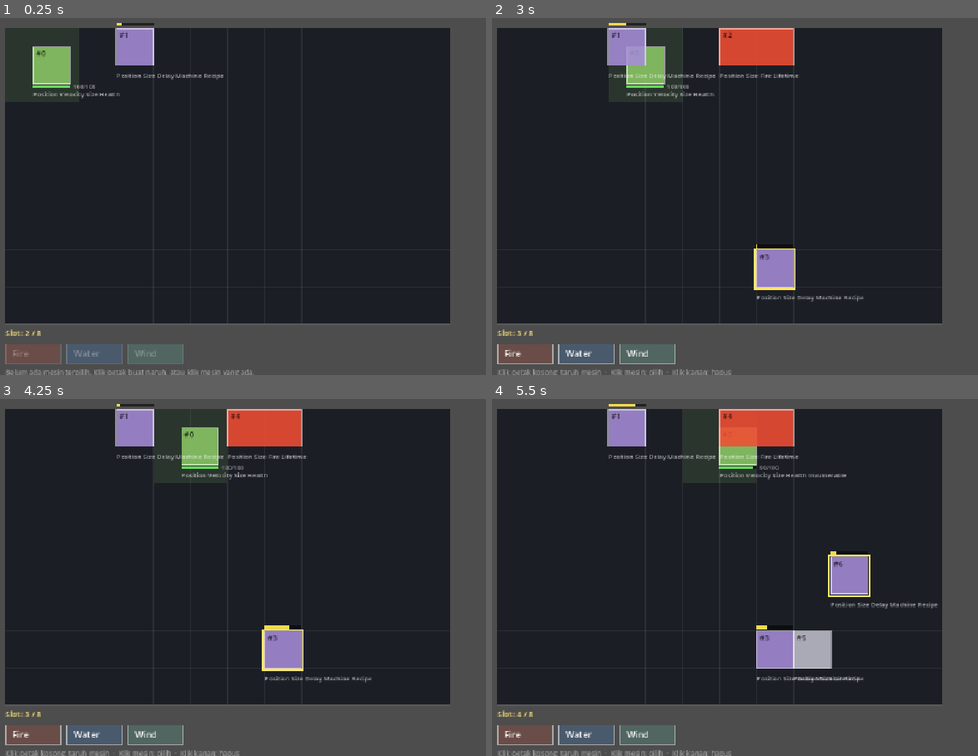
Above: before the commit, frames 1-4 (two rows, left to right).
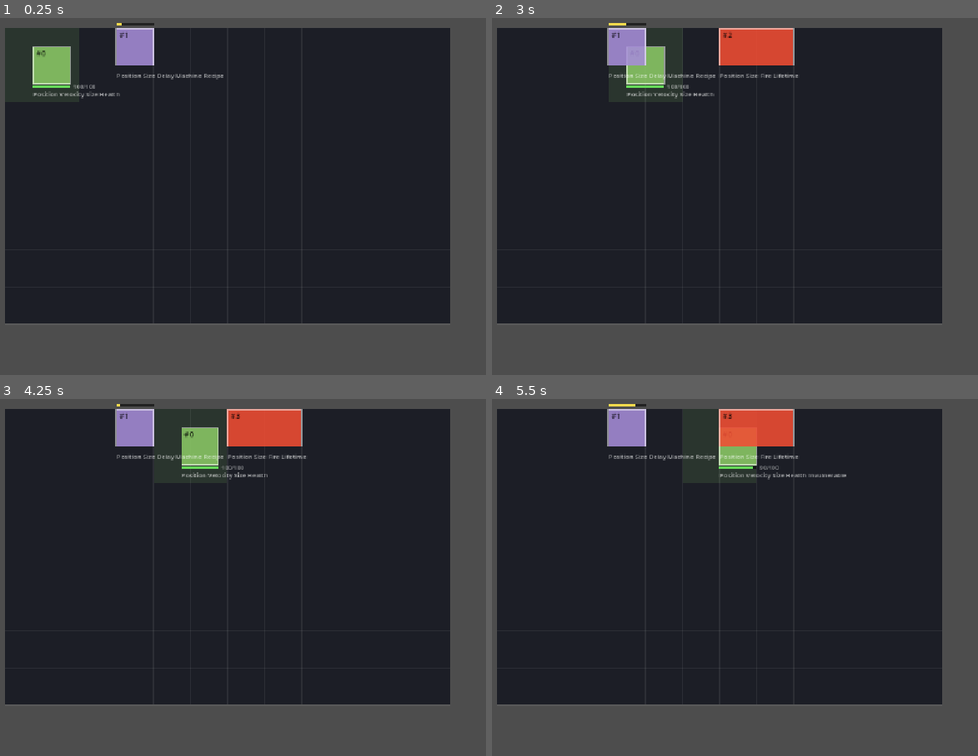
Above: after the commit, the same moments.

Repository: Ahingg/amalgaform
Game: Godot game, scene res://view/main.tscn
The game is run twice, just before and just after one commit, with the same random seed, the same clock (stepped at 60 frames per second) and the same inputs.
Inputs (mouse positions are in pixels of both pictures, inside the frame that each line leads up to):
- Up to frame 1 (0.25 s): no input
- Up to frame 2 (3 s): move the mouse to (948, 167) at 0.52 s; hold D 0.53-1.28 s; click (948, 167) at 0.67 s; move the mouse to (671, 207) at 1.27 s; hold S 1.28-2.03 s; move the mouse to (871, 103) at 2.02 s; hold D 2.03-2.78 s; move the mouse to (769, 264) at 2.77 s; hold W from 2.78 s (still down); click (769, 264) at 2.92 s
- Up to frame 3 (4.25 s): move the mouse to (outside the picture) at 3.52 s; release W at 3.53 s; hold A from 3.53 s (still down)
- Up to frame 4 (5.5 s): move the mouse to (603, 513) at 4.27 s; move the mouse to (837, 570) at 5.02 s; release A at 5.03 s; hold S from 5.03 s (still down); click (837, 570) at 5.17 s

The runs differ from the first frame. In frame 1, 2.5% of the frame differs, in the area x 1-53%, y 87-100%; in frame 2, 3.6%; in frame 3, 3.6%; in frame 4, 5.5%, in the area x 1-92%, y 4-100%.

Commit message:
view: lapisan input gerak — keyboard jadi MoveIntent
Menulis MoveIntent {x, y} (arah ternormalisasi) ke entity ber-tag Player, bukan
menulis Velocity langsung. Alasannya bukan kerapian: angin nanti mendorong
dengan mengubah Velocity, dan kalau input ikut menimpa Velocity tiap frame,
dorongan itu terhapus sebelum sempat terasa. Input menyatakan NIAT; sim yang
memutuskan jadi gerakan seperti apa.

Ditulis tiap tick termasuk saat nol, supaya arah terakhir tidak nyangkut di
komponen setelah tombol dilepas. Arah dinormalisasi supaya diagonal tidak 41%
lebih cepat.

AssemblyUI diparkir dari scene (penempatan mesin sebelum ronde sudah tidak ada
di revisi 3), filenya tetap disimpan untuk dipakai ulang jadi panel rapalan.

Co-Authored-By: Claude Opus 5 <noreply@anthropic.com>
Claude-Session: https://claude.ai/code/session_01Qk43F2z5yDt92vTyEtoTz3

Diff:
--- /dev/null
+++ b/challenge-6/view/player_input.gd
@@ -0,0 +1,79 @@
+class_name PlayerInput
+extends Node
+
+# ============================================================================
+# INPUT LAYER — keyboard to intent
+#
+# This writes into World, so it is not part of the read-only view. It plays by
+# the input-layer rule instead: it may write, but only plain intent, and it
+# holds no game rules. How fast the wizard actually moves, whether casting
+# slows him down, whether wind overrides him — all of that is sim's business.
+#
+# CONTRACT with sim/:
+#   - the wizard entity carries a "Player" tag component (no data)
+#   - this layer writes "MoveIntent" = {"x": float, "y": float}, a normalised
+#     direction in -1..1. It is a REQUEST, not a movement.
+#
+# sim/ still needs a system that turns MoveIntent into Velocity. That system is
+# where speed, casting penalties and knockback get reconciled — and it is a
+# design decision, so it is not written here.
+# ============================================================================
+
+const COMP_PLAYER := "Player"
+const COMP_MOVE_INTENT := "MoveIntent"
+
+
+func _physics_process(_delta: float) -> void:
+	var world = _get_world()
+	if world == null:
+		return
+
+	var query: Array[String] = [COMP_PLAYER]
+	var players: Array[int] = world.get_entities_with_comp(query)
+	if players.is_empty():
+		return
+
+	var dir := _read_direction()
+
+	for id in players:
+		# Written every tick, including when it is zero. Only writing on
+		# keypress would leave the last direction stuck in the component after
+		# the key is released, and the wizard would drift forever. "No input"
+		# is a statement that has to be made out loud.
+		if world.entity_have_component(COMP_MOVE_INTENT, id):
+			var intent: Dictionary = world.get_component_value(COMP_MOVE_INTENT, id)
+			intent["x"] = dir.x
+			intent["y"] = dir.y
+		else:
+			world.attach_component(COMP_MOVE_INTENT, id, {"x": dir.x, "y": dir.y})
+
+
+func _read_direction() -> Vector2:
+	var dir := Vector2.ZERO
+
+	if Input.is_key_pressed(KEY_A) or Input.is_key_pressed(KEY_LEFT):
+		dir.x -= 1.0
+	if Input.is_key_pressed(KEY_D) or Input.is_key_pressed(KEY_RIGHT):
+		dir.x += 1.0
+	if Input.is_key_pressed(KEY_W) or Input.is_key_pressed(KEY_UP):
+		dir.y -= 1.0
+	if Input.is_key_pressed(KEY_S) or Input.is_key_pressed(KEY_DOWN):
+		dir.y += 1.0
+
+	# Without this, holding two keys gives length 1.41 and diagonal movement is
+	# 41% faster than straight movement. Players find that within a minute and
+	# then run diagonally forever.
+	return dir.normalized()
+
+
+func _get_world():
+	# Walked up from the renderer, and re-read every tick rather than cached:
+	# on retry Main builds a NEW World, and a cached reference would keep
+	# writing into the discarded one.
+	var renderer := get_parent()
+	if renderer == null:
+		return null
+	var main := renderer.get_parent()
+	if main == null:
+		return null
+	return main.get("world")
--- a/challenge-6/view/renderer.gd
+++ b/challenge-6/view/renderer.gd
@@ -25,6 +25,7 @@
 
 # Order matters: the first matching component wins the color.
 const COMPONENT_COLORS := {
+	"Player": Color(0.95, 0.9, 0.7),
 	"Burn": Color(1.0, 0.45, 0.15),
 	"Fire": Color(0.95, 0.3, 0.2),
 	"Water": Color(0.25, 0.6, 1.0),
@@ -40,6 +41,7 @@
 	"Position", "Velocity", "Size", "Delay", "Fire", "Water", "Wind",
 	"Burn", "Damaged", "Health", "Invulnerable",
 	"Machine", "Recipe", "Lifetime", "Dead",
+	"Player", "MoveIntent", "Enemy",
 ]
 
 @export var grid_width: int = 12
@@ -53,9 +55,11 @@
 
 func _ready() -> void:
 	_font = ThemeDB.fallback_font
-	# The input layer lives under the renderer so it can reuse the geometry
-	# helpers above, and so main.gd does not need to know it exists.
-	add_child(AssemblyUI.new())
+	# Input layers live under the renderer so they can reuse the geometry
+	# helpers above, and so main.gd does not need to know they exist.
+	# AssemblyUI is parked: machine placement before the round no longer exists
+	# after design revision 3. The file is kept for the casting panel.
+	add_child(PlayerInput.new())
 
 
 func _process(_delta: float) -> void:
